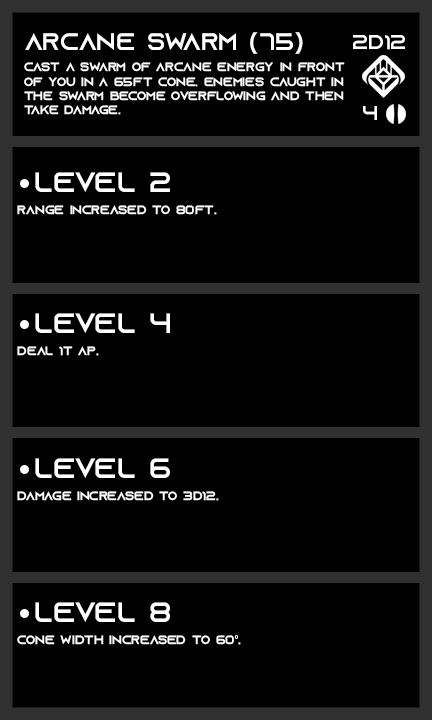
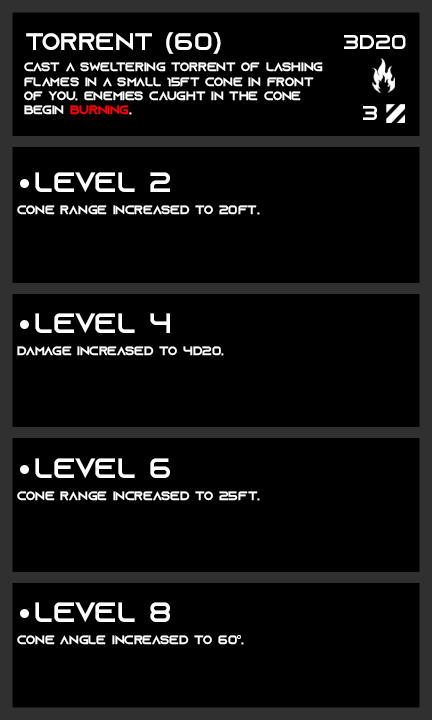
Layer changes from the first 432 × 720 image to the second:
showed "Anti Tank" over (x1=386, y1=104, x2=405, y2=123)
hid "Standard" over (x1=386, y1=104, x2=406, y2=124)
painted on "AP" over (x1=363, y1=106, x2=377, y2=120)
renamed "2d12" to "3d20", painted on it over (x1=344, y1=35, x2=406, y2=50)
painted on "archetype" over (x1=24, y1=62, x2=345, y2=115)
renamed "arcane swarm (75)" to "torrent (60)", painted on it over (x1=25, y1=32, x2=303, y2=54)
moved "Affinity" out of group "Description" over (x1=362, y1=55, x2=405, y2=98)
showed "fire" over (x1=372, y1=58, x2=395, y2=93)
hid "prism" over (x1=362, y1=55, x2=405, y2=98)
renamed "range increased to 80ft." to "cone range increased to 20ft.", painted on it over (x1=17, y1=205, x2=260, y2=215)
renamed "deal 1t Ap." to "damage increased to 4d20.", painted on it over (x1=26, y1=346, x2=224, y2=356)
renamed "damage increased to 3d12." to "cone range increased to 25ft.", painted on it over (x1=17, y1=491, x2=260, y2=501)
renamed "cone width increased to 60°." to "cone angle increased to 60°.", painted on it over (x1=60, y1=635, x2=244, y2=645)
